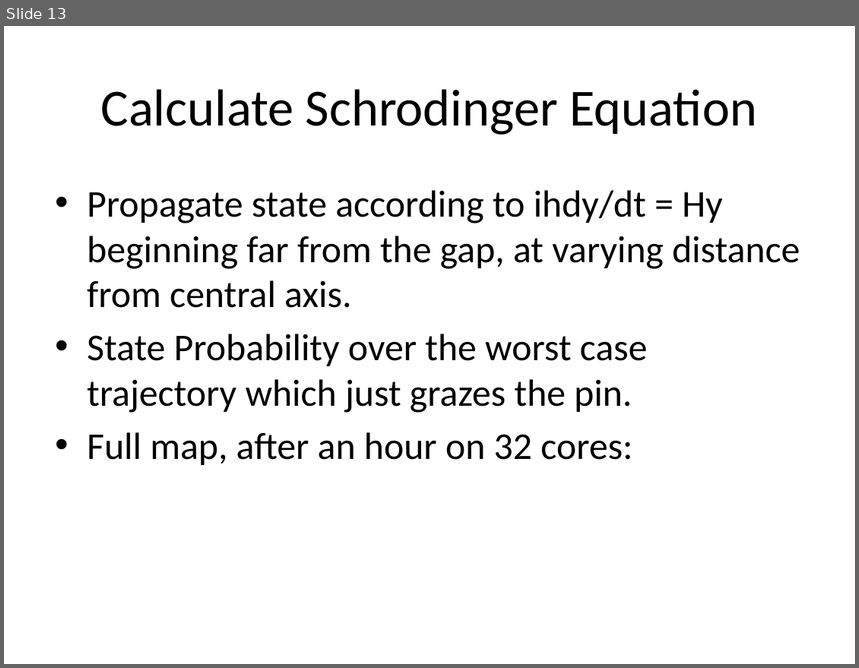
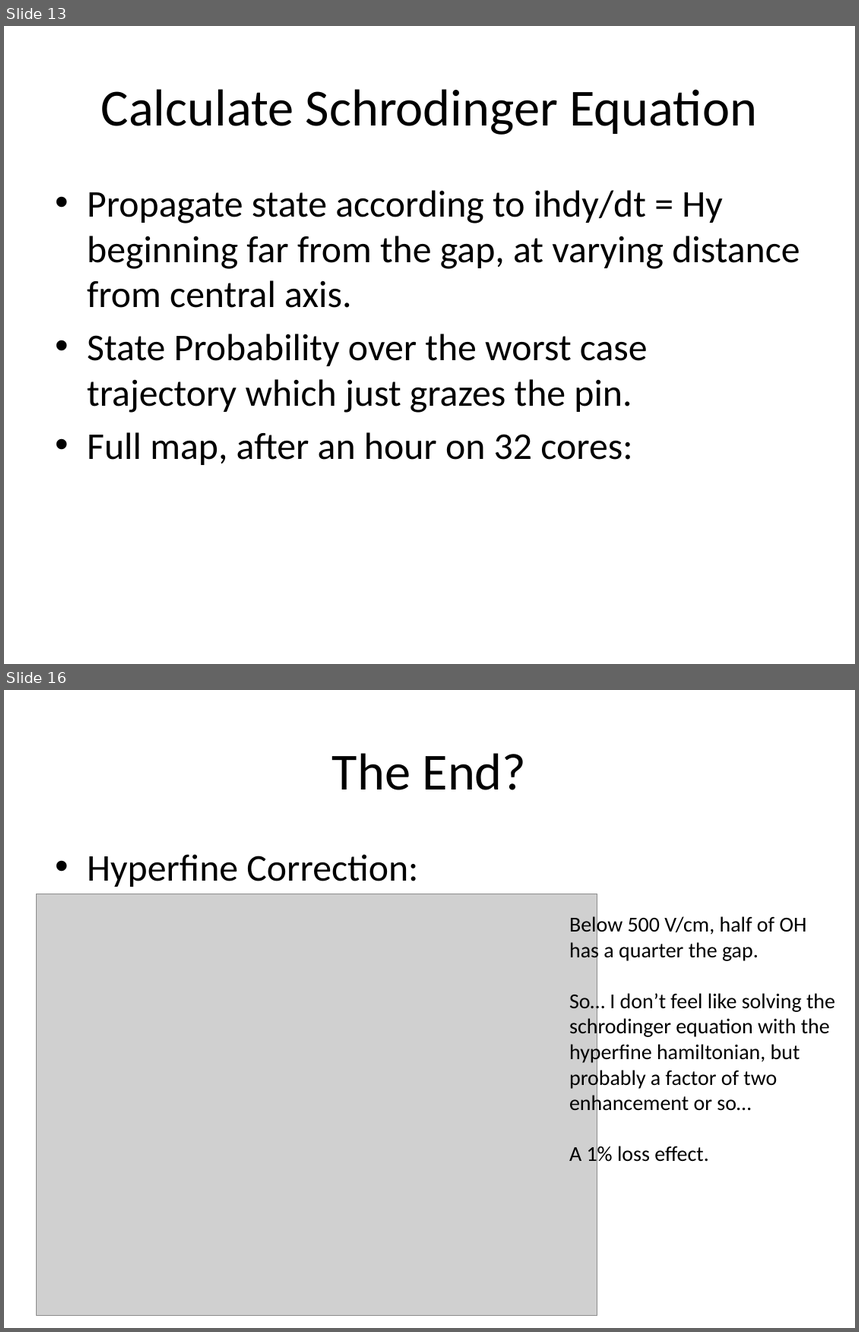
Before and after one commit to dreens/nonAdiabatic, a slide deck: nonAdiabatic.pptx. Shown one above the other, each under a label of ours: slide 13 before the commit, slides 13 and 16 after it; the slides between them are not shown. The pictures are 859x668 and 859x1332 pixels, drawn with LibreOffice and Linux fonts; fonts in the diff are those of the drawing; grey boxes stand for pictures. Boxes give left, top, right and bottom in pixels: in the first picture for what was removed or moved away, otherwise in the second. Text is boxed around its words. In the diff, an @@ line names an element or a change of style, - is before the commit and + after.

Commit message:
Hyperfine Explorations.

```diff
--- a/nonAdiabatic.pptx
+++ b/nonAdiabatic.pptx
@@ slide 16 added at [4,690,855,1328], background #FFFFFF @@
@@ title added at [332,753,527,790], 44 pt, text #000000 @@
+The End?
@@ text added at [87,854,418,887], 32 pt, text #000000 @@
+• Hyperfine Correction:
@@ picture added at [37,894,598,1315] @@
@@ text added at [569,914,835,1167], 18 pt, text #000000 @@
+Below 500 V/cm, half of OH has a quarter the gap.
+So… I don’t feel like solving the schrodinger equation with the hyperfine hamiltonian, but probably a factor of two enhancement or so…
+A 1% loss effect.
```
Also in this commit, not shown: 2 slides changed, 1 other slide added, 8 other files.
